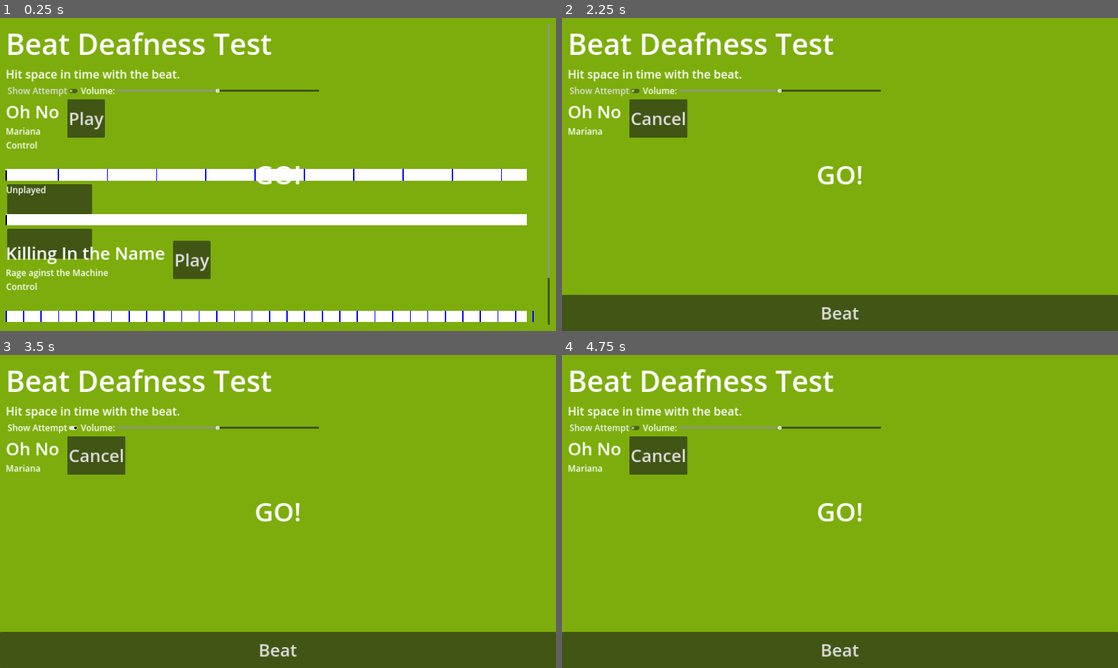
Above: before the commit, frames 1-4 (two rows, left to right).
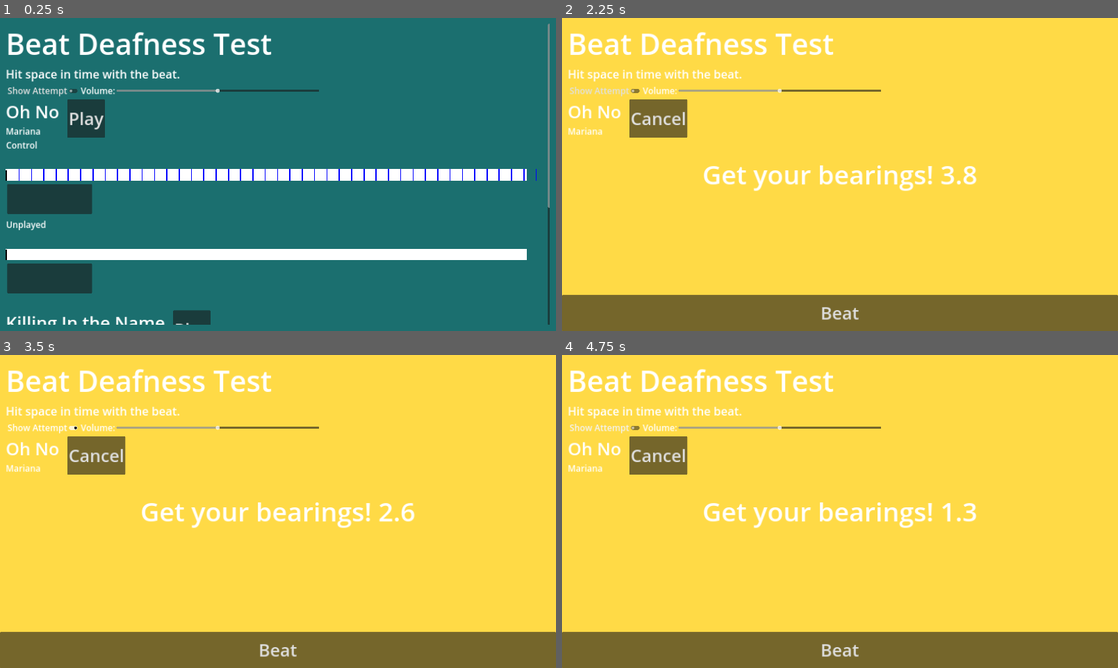
Above: after the commit, the same moments.

Repository: Deojee/Beat-deafness-test
Game: Godot game, scene res://scenes/world.tscn
Same seed, same stepped clock (60 frames per second), same inputs: the game is played once before the commit and once after it.
Inputs:
- Up to frame 1 (0.25 s): no input
- Up to frame 2 (2.25 s): click "Play" at 0.5 s; click "Cancel" at 1.25 s; click "Play" at 2 s
- Up to frame 3 (3.5 s): click "Show Attempt" at 2.75 s
- Up to frame 4 (4.75 s): click "Beat" at 3.5 s; click "Show Attempt" at 4.25 s

The runs differ from the first frame. In frame 1, 95% of the frame differs, in the area x 0-100%, y 0-100%; in frame 2, 99%; in frame 3, 99%; in frame 4, 99%.
Error before the commit: Invalid assignment of property or key 'bearings' with value of type 'ColorRect (bearingsAndGo.gd)' on a base object of type 'Node (Globals.gd)'. (res://scenes/…

Commit message:
just need to add songs and scores

Diff:
--- a/scenes/bearingsAndGo.gd
+++ b/scenes/bearingsAndGo.gd
@@ -4,23 +4,38 @@
 	Globals.bearings = self
 
 
+var displayTime = 0
+func _process(delta):
+
+	$"GetYourBearings/CenterContainer/Label".text = "Get your bearings! " + str(snapped(displayTime,0.1))
+	if displayTime > 0:
+		displayTime -= delta
+
+var tween : Tween
 func display(delay):
+	kill()
 	alive = true
 	$GetYourBearings.visible = true
+	displayTime = delay
 
-	await get_tree().create_timer(delay).timeout
+	if tween:
+		tween.kill()
+	tween = get_tree().create_tween() as Tween
 
-	$GetYourBearings.visible = false
-	$"Go!".visible = true
-
-	if !alive:
-		kill()
-		return
-
-	await get_tree().create_timer(1.5).timeout
+	tween.tween_callback(
+		func ():
+		$GetYourBearings.visible = false;
+		$"Go!".visible = true;
+		).set_delay(delay)
 
 
-	$"Go!".visible = false
+	tween.tween_callback(
+		func ():
+		kill()
+		).set_delay(1.5)
+
+
+
 
 
 
@@ -29,4 +44,9 @@
 	alive = false
 	$"Go!".visible = false
 	$GetYourBearings.visible = false
+	displayTime = 0
+
+	if tween:
+		tween.kill()
+	tween = null
 	pass
--- a/scenes/beat_line_holder.tscn
+++ b/scenes/beat_line_holder.tscn
@@ -13,7 +13,6 @@
 grow_horizontal = 2
 grow_vertical = 2
 script = ExtResource("1_4to5t")
-timeToGetBearings = null
 
 [node name="VBoxContainer" type="VBoxContainer" parent="."]
 layout_mode = 2
--- a/scenes/beat_timer_line.tscn
+++ b/scenes/beat_timer_line.tscn
@@ -8,11 +8,11 @@
 Label/font_sizes/font_size = 16
 
 [node name="beatLine" type="Control" groups=["beatLines"]]
-custom_minimum_size = Vector2(0, 150)
+custom_minimum_size = Vector2(2.08165e-12, 270)
 layout_mode = 3
 anchors_preset = 0
 offset_right = 40.0
-offset_bottom = 269.0
+offset_bottom = 150.0
 script = ExtResource("1_v4qah")
 lengthInSeconds = 10
 
--- a/scenes/world.tscn
+++ b/scenes/world.tscn
@@ -215,7 +215,7 @@
 songName = "Oh No"
 artist = "Mariana"
 songPath = "res://songs/MARINA - Oh No! (I Feel Like I'm The Worst So I Always Act like I'm The Best) [Official Music Video].mp3"
-secondsOfSong = 5.0
+secondsOfSong = 20.0
 delaySeconds = -2.0
 bpm = 127.0
 bpmDelaySeconds = 0.5
--- a/scripts/Globals.gd
+++ b/scripts/Globals.gd
@@ -8,6 +8,8 @@
 
 var beatReact
 
+var bearings
+
 var autoInput = true
 var autoInputBPM = 127
 var lastAutoInput = 0
--- a/scripts/beatLineHolder.gd
+++ b/scripts/beatLineHolder.gd
@@ -9,7 +9,7 @@
 @export var secondsOfSong : float = 10
 @export var delaySeconds : float = 0.1
 
-@export var timeToGetBearings = 5
+@export var timeToGetBearings = 5.0
 
 @export var bpm : float = 200
 @export var bpmDelaySeconds : float = 0.0
@@ -51,6 +51,8 @@
 
 	start()
 
+	Globals.bearings.display(timeToGetBearings-1.0)
+
 
 func addControl():
 
@@ -60,13 +62,13 @@
 	controlBeatLine = newLine
 	controlBeatLine.holder = self
 	controlBeatLine.lengthInSeconds = secondsOfSong
-
+	controlBeatLine.safeTimeSeconds = timeToGetBearings
 
 
 	controlBeatLine.setControlBeats(bpm,bpmDelaySeconds)
 
 	currentBeatLine = controlBeatLine
-
+	currentBeatLine.milisecondsPerBeat = 60000/bpm
 
 func addNewLine():
 	stop()
@@ -77,7 +79,8 @@
 	currentBeatLine = newLine
 	currentBeatLine.holder = self
 	currentBeatLine.lengthInSeconds = secondsOfSong
-
+	currentBeatLine.safeTimeSeconds = timeToGetBearings
+	currentBeatLine.milisecondsPerBeat = 60000/bpm
 
 func stop():
 	if currentBeatLine:
@@ -88,10 +91,13 @@
 
 	Globals.beatButtonVisible = false
 
+	Globals.bearings.kill()
+
 
 func start():
 	currentBeatLine.start(%AudioStreamPlayer,delaySeconds)
 	playing = true
 	%playButton.text = "Cancel"
 
+	Globals.bearings.display(timeToGetBearings - 1.0)
 	Globals.beatButtonVisible = true
